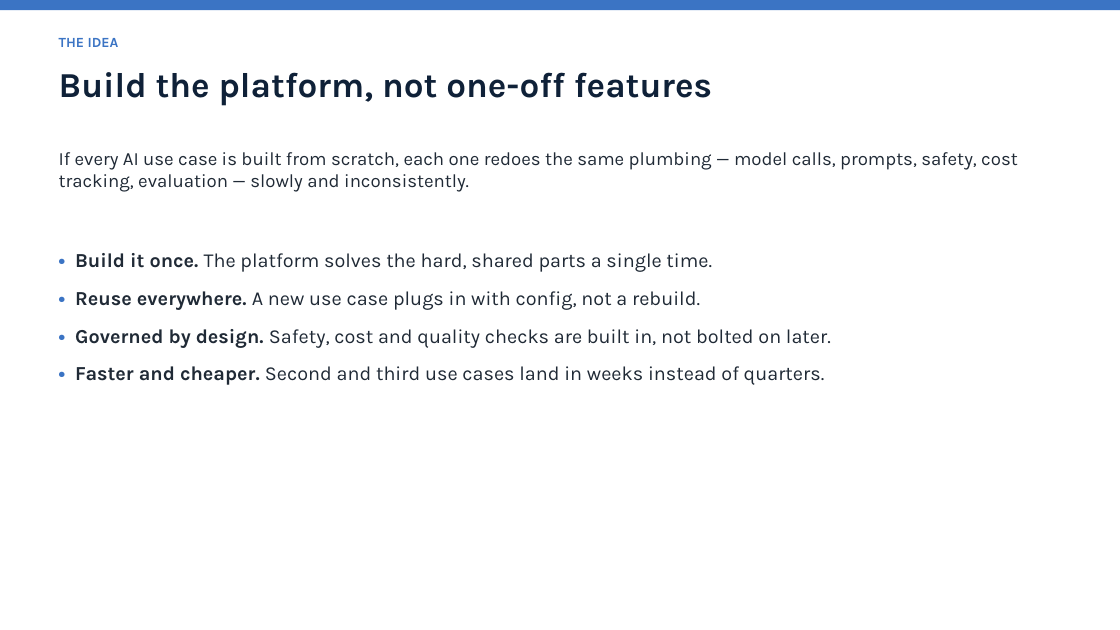
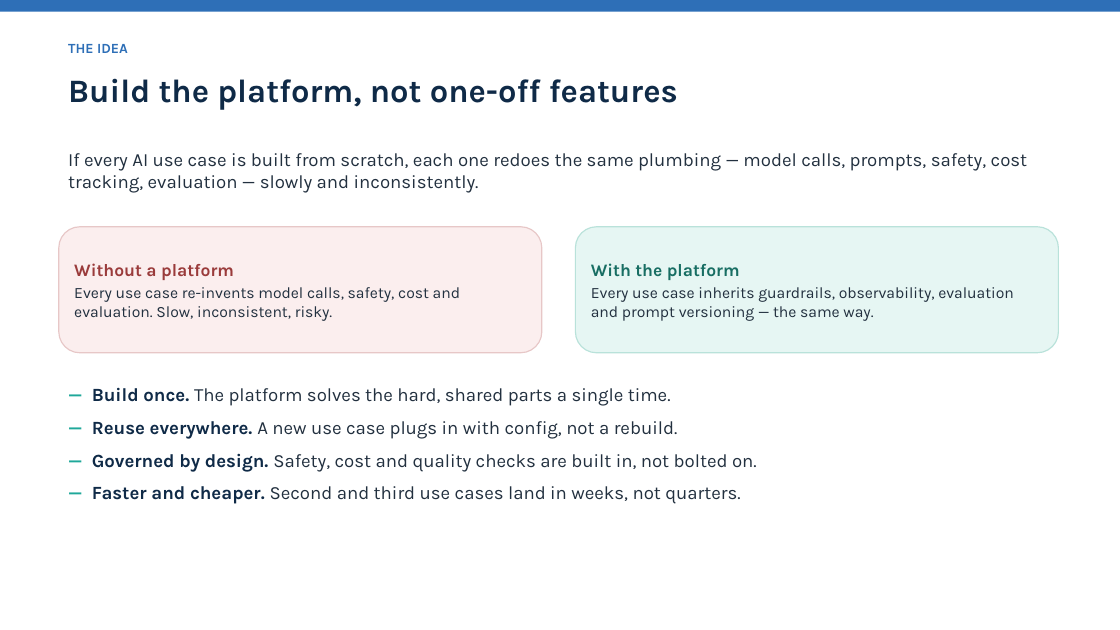
Before and after one commit to shyamanugu/LLMOps, a slide deck: slide 2 of usecases/ai_pipeline 2/deck/AI_Pipeline_LLMOps.pptx. Drawn at 1120x630 pixels with LibreOffice and Linux fonts; fonts in the diff are those of the drawing. Boxes give left, top, right and bottom in pixels: in the first picture for what was removed or moved away, otherwise in the second. Text is boxed around its words. In the diff, an @@ line names an element or a change of style, - is before the commit and + after.

```diff
--- a/usecases/ai_pipeline 2/deck/AI_Pipeline_LLMOps.pptx
+++ b/usecases/ai_pipeline 2/deck/AI_Pipeline_LLMOps.pptx
@@ rectangle at [0, 0, 1120, 12]: fill #3B74C4 to #2E6FB7 @@
@@ text "THE IDEA": place and size @@
-text "THE IDEA" at [59, 38, 119, 47]
+text "THE IDEA" at [68, 44, 128, 53]
@@ text "THE IDEA" at [68, 44, 128, 53]: text colour #3B74C4 to #2E6FB7 @@
@@ text "Build the platform, not one-off ...": place and size @@
-text "Build the platform, not one-off ..." at [59, 72, 712, 106]
+text "Build the platform, not one-off ..." at [68, 78, 678, 110]
@@ text "Build the platform, not one-off ..." at [68, 78, 678, 110]: size 30 to 28 pt, text colour #0F2138 to #0F2A47 @@
@@ text "If every AI use case ...": place and size @@
-text "If every AI use case ..." at [59, 152, 1018, 192]
+text "If every AI use case ..." at [68, 153, 1028, 193]
@@ text "If every AI use case ..." at [68, 153, 1028, 193]: text colour #202A36 to #22303F @@
@@ rounded rectangle added at [59, 227, 542, 353], fill #FBEEEE, outline #E7C7C7 1 pt, 13.5 pt, text #22303F @@
+Without a platform
+Every use case re-invents model calls, safety, cost and evaluation. Slow, inconsistent, risky.
@@ rounded rectangle added at [576, 227, 1059, 353], fill #E6F6F3, outline #B9E2DA 1 pt, 13.5 pt, text #22303F @@
+With the platform
+Every use case inherits guardrails, observability, evaluation and prompt versioning — the same way.
@@ text at [92, 387, 757, 504]: text changed; size 17 to 16 pt; text colour #202A36 to #22303F @@
-• Build it once. The platform solves the hard, shared parts a single time.
-• Reuse everywhere. A new use case plugs in with config, not a rebuild.
-• Governed by design. Safety, cost and quality checks are built in, not bolted on later.
-• Faster and cheaper. Second and third use cases land in weeks instead of quarters.
+— Build once. The platform solves the hard, shared parts a single time.
+— Reuse everywhere. A new use case plugs in with config, not a rebuild.
+— Governed by design. Safety, cost and quality checks are built in, not bolted on.
+— Faster and cheaper. Second and third use cases land in weeks, not quarters.
```
Also in this commit, not shown: 8 other slides changed, 3 slides added, 1 slide removed, 1 other file.
